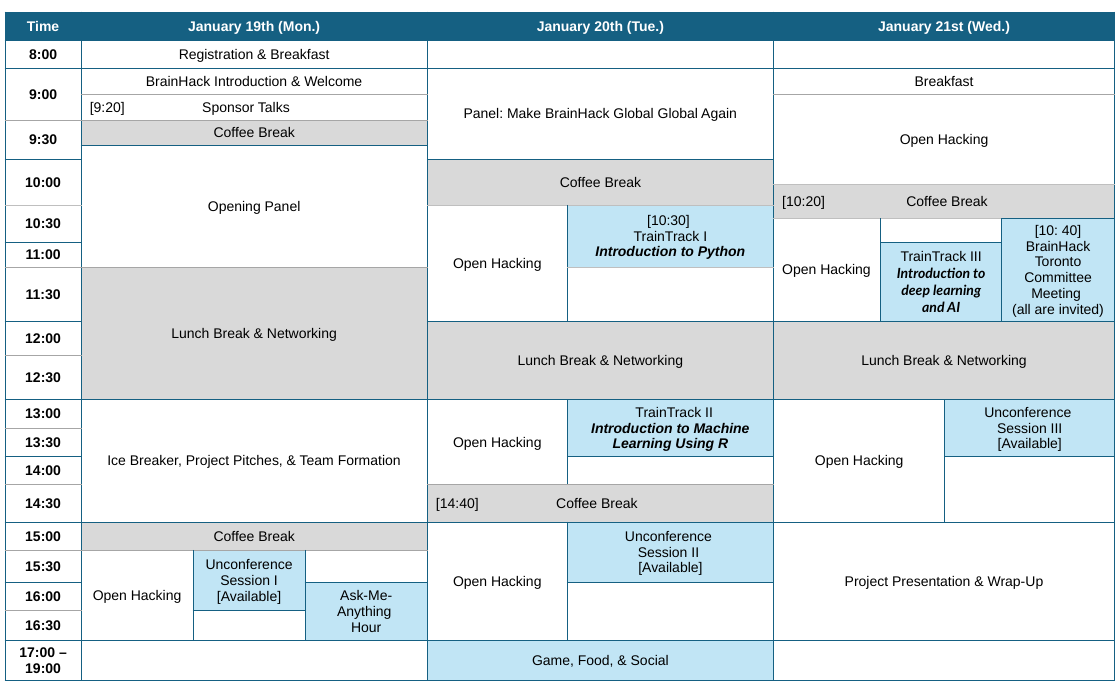
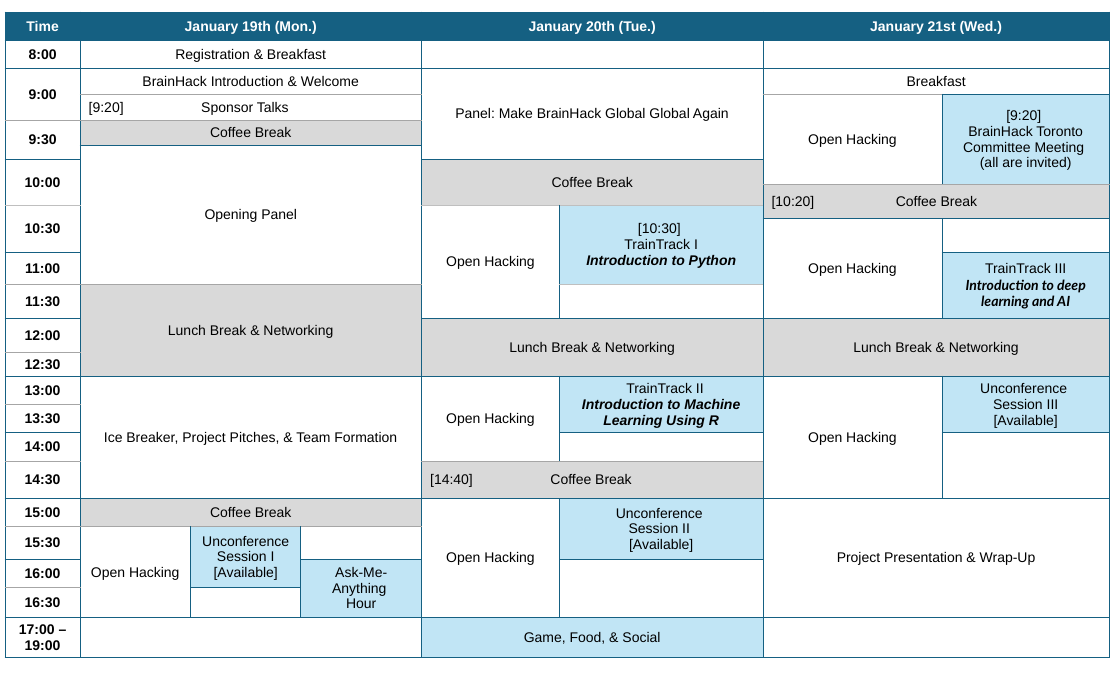
Before and after one commit to brainhackto/brainhack-toronto-01-2026, a slide deck: slide 1 of images/Schedule2026.pptx. Drawn at 1120x689 pixels with LibreOffice and Linux fonts; fonts in the diff are those of the drawing. Boxes give left, top, right and bottom in pixels: in the first picture for what was removed or moved away, otherwise in the second. Text is boxed around its words. In the diff, an @@ line names an element or a change of style, - is before the commit and + after.

```diff
--- a/images/Schedule2026.pptx
+++ b/images/Schedule2026.pptx
@@ table at bbox=[5, 12, 1108, 664] @@
-column 8:  |  |  |  |  |  |  |  |  |  | TrainTrack III Introduction to deep learning and AI |  |  |  |  |  |  |  |  |  |  |  | 
-column 9:  |  |  |  |  |  |  |  |  |  |  |  |  |  | Unconference Session III / [Available] |  |  |  |  |  |  |  | 
-column 10:  |  |  |  |  |  |  |  |  | [10: 40] BrainHack Toronto Committee Meeting (all are invited) |  |  |  |  |  |  |  |  |  |  |  |  | 
+column 8:  |  |  | [9:20] / BrainHack Toronto Committee Meeting (all are invited) |  |  |  |  |  |  | TrainTrack III Introduction to deep learning and AI |  |  |  | Unconference Session III / [Available] |  |  |  |  |  |  |  | 
@@ table: place and size @@
-table at bbox=[5, 12, 1116, 677]
+table at bbox=[5, 12, 1108, 664]
```
Also in this commit, not shown: 2 other files.
